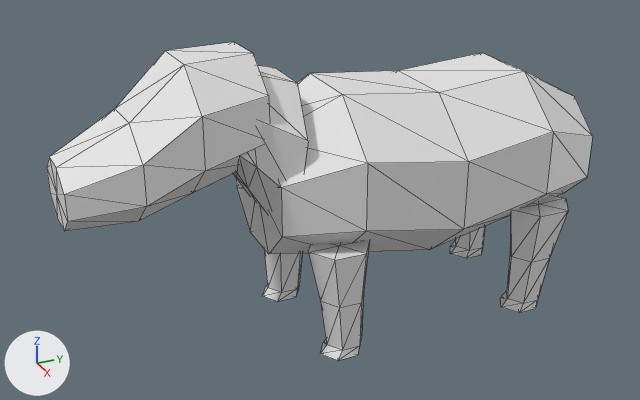
An edit to the OBJ model data/animals/capivara/eat/5.obj, drawn before and after from the same camera.
Rendered twice from a camera (50 mm lens) standing at (1.645, -0.977, 1.126) and looking at (0.0, -0.237, 0.303). Every picture has the same lights, and +X, +Y and +Z are marked at lower left. The picture after the commit comes second. Mesh edges are drawn as thin lines. Where no turn or scale is listed for an object, it has been applied to the vertices.

Objects in the first picture: 'capivara_eat_5'.
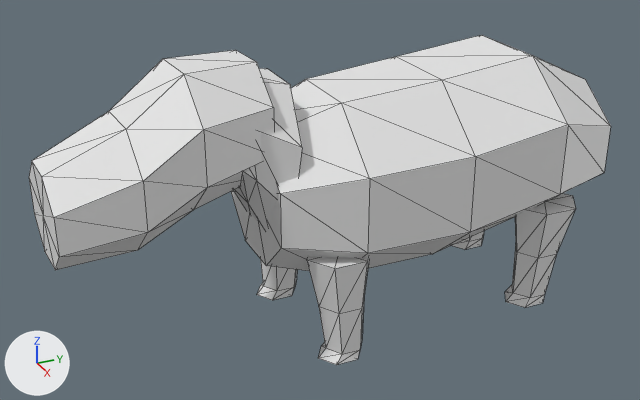
Changed parts and their boxes [x1, y1, x2, y2] in the pictures (640 x 400 px; the box of a moved part takes in the faces that stretch with it):
'capivara_eat_5', reshaped (7% wider): before [47, 42, 593, 360]; after [29, 35, 611, 365]
part 1 of me_capivara_eat_5, moved or reshaped: before [262, 249, 302, 301]; after [257, 259, 297, 300]
part 2 of me_capivara_eat_5, moved or reshaped: before [47, 42, 593, 360]; after [29, 35, 611, 365]

What changed in the scene script:
```text
Change me_capivara_eat_5:
    used by ob_capivara_eat_5; location = (0.0, 0.0, 0.0)
    remove me_capivara_eat_5.from_pydata(...)  # 226 vertices, 420 faces; spans x -0.221..0.221, y -0.804..0.42, z 0.0..0.668
    add me_capivara_eat_5.from_pydata(...)  # 226 vertices, 420 faces; spans x -0.245..0.245, y -0.837..0.434, z 0.0..0.65
    me_capivara_eat_5 part 1: the loose piece of 26 vertices spanning x -0.197..-0.088, y -0.329..-0.184, z 0.0..0.26 is scaled about its middle by (1.04, 1.04, 0.96), then moved by (-0.012, -0.006, -0.005)
    me_capivara_eat_5 part 2: 200 of 226 vertices moved; they spanned x -0.221..0.221, y -0.804..0.42, z 0.0..0.668 and now span x -0.245..0.245, y -0.837..0.434, z 0.0..0.65; mean shift (0.002, 0.0, 0.0); largest move (0.054, -0.798, 0.364) -> (0.072, -0.827, 0.295)
```
